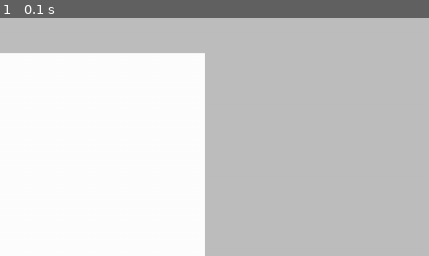
Above: before the commit, frame 1.
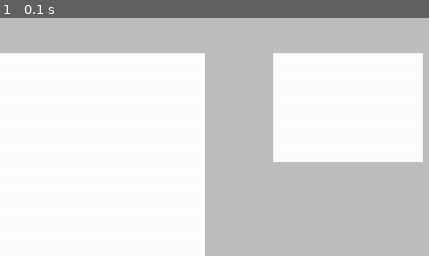
Above: after the commit, the same moment.

Repository: ghager93/drawdle-pygame
Game: pygame game, started from main.py
Same seed, same stepped clock (60 frames per second), same inputs: the game is played once before the commit and once after it.
Inputs:
- Up to frame 1 (0.1 s): no input
The pictures show only the part of the screen within x 50-100%, y 0-50%; the shares and areas given below are measured in that part.

The runs differ from the first frame. In frame 1, 16% of the frame differs, in the area x 63-99%, y 14-61%.

Commit message:
Normalised lines, added mini canvas.

Diff:
--- /dev/null
+++ b/core/logic/linefuncs.py
@@ -0,0 +1,25 @@
+from typing import List, Tuple
+from functools import lru_cache
+
+import pygame as pg
+
+
+def normalise_lines(lines: List[List[Tuple[int, int]]], rect: pg.Rect) -> List[List[Tuple[float, float]]]:
+    """
+    Normalise points of lines relative to a rectangle.
+    A point on the left side of the rectangle will have x-value = 0.
+    A point on the right side of the rectangle will have x-value = 1.
+    Likewise for y-value (top = 0, bottom = 1).
+    """
+    return [[normalise_point(p, rect) for p in line] for line in lines]
+
+
+@lru_cache
+def normalise_point(point: Tuple[int, int], rect: pg.Rect) -> Tuple[float, float]:
+    """
+    Normalise a point relative to a rectangle.
+    A point on the left side of the rectangle will have x-value = 0.
+    A point on the right side of the rectangle will have x-value = 1.
+    Likewise for y-value (top = 0, bottom = 1).
+    """
+    return (point[0] - rect.left) / rect.width, (point[1] - rect.top) / rect.height
--- a/core/states/canvas.py
+++ b/core/states/canvas.py
@@ -1,7 +1,8 @@
 import pygame as pg
 
+from core import utils
 from core.states.state import State
-from core import utils
+from core.logic import linefuncs
 
 
 class CanvasState(State):
@@ -23,8 +24,12 @@
         _canvas_size = 2/3 * self._screen.get_width(), self._screen.get_height() - 100
         self._canvas_rect = pg.Rect((50, 50), _canvas_size)
 
+        _mini_canvas_size = 1/4 * pg.Vector2(_canvas_size)
+        self._mini_canvas_rect = pg.Rect((1000, 50), _mini_canvas_size)
+
         self._lines = []
         self._current_line = []
+        self._normalised_lines = []
 
         self._font = pg.font.Font(size=32)
 
@@ -44,6 +49,8 @@
         # Draw current line
         for i in range(len(self._current_line)-1):
             pg.draw.line(screen, self._brush_colour, self._current_line[i], self._current_line[i+1], self._brush_width)
+
+        pg.draw.rect(screen, "white", self._mini_canvas_rect)
 
         screen.blit(self._font.render(str(self._is_mouse_on_canvas), True, "black"), (50, 0))
 
@@ -67,6 +74,8 @@
         if self._is_drawing:
             self._current_line.append(mouse_pos)
 
+        self._normalised_lines = linefuncs.normalise_lines(self._lines, self._canvas_rect)
+
 
     def _is_line_start(self):
         return self._is_mouse_on_canvas and pg.mouse.get_pressed()[0] and not self._is_drawing
Empty file added: core/logic/__init__.py
